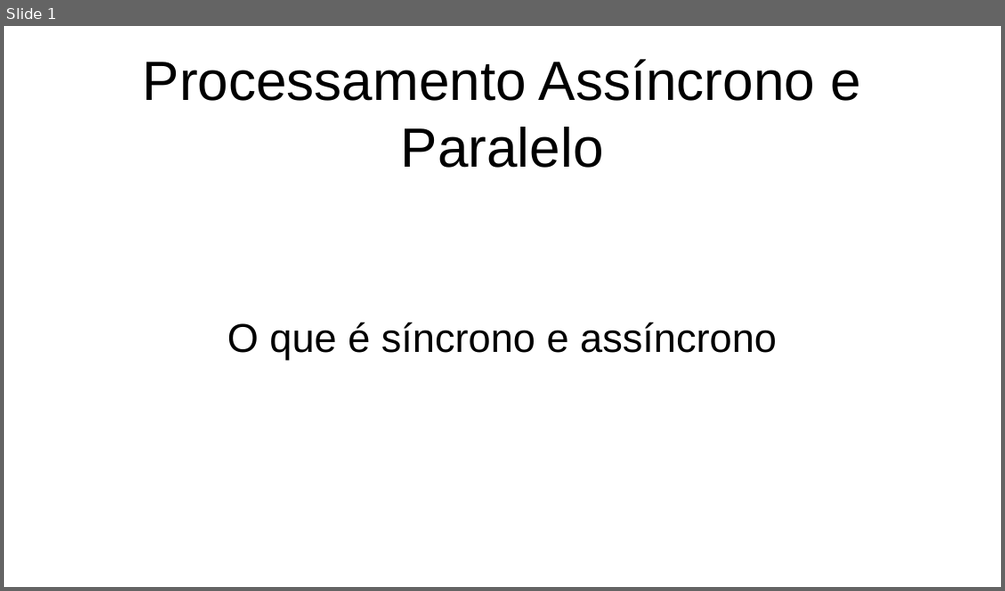
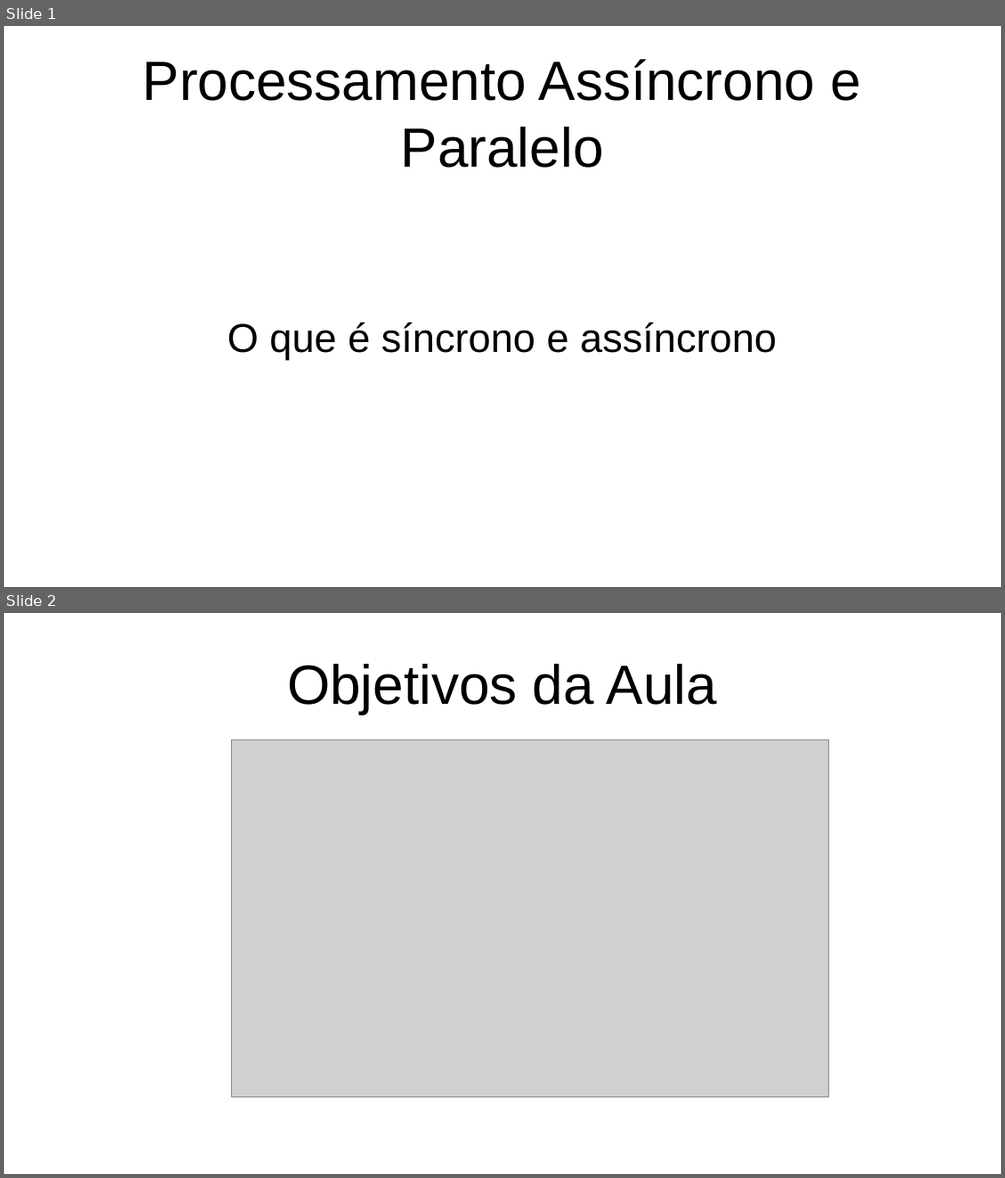
Before and after one commit to tiagogomes187/bootcamp_banco_inter, a slide deck: Processamento Assíncrono e Paralelo/Processamento Assíncrono e Paralelo.odp. Shown one above the other, each under a label of ours: slide 1 before the commit, slides 1 and 2 after it. The pictures are 1005x591 and 1005x1178 pixels, drawn with LibreOffice and Linux fonts; fonts in the diff are those of the drawing; grey boxes stand for pictures. Boxes give left, top, right and bottom in pixels: in the first picture for what was removed or moved away, otherwise in the second. Text is boxed around its words. In the diff, an @@ line names an element or a change of style, - is before the commit and + after.

```diff
--- a/Processamento Assíncrono e Paralelo/Processamento Assíncrono e Paralelo.odp
+++ b/Processamento Assíncrono e Paralelo/Processamento Assíncrono e Paralelo.odp
@@ slide 2 added at (4,613,1001,1174), background #FFFFFF @@
@@ title added at (287,664,717,714), 44 pt, text #000000 @@
+Objetivos da Aula
@@ picture added at (232,739,830,1097) @@
```
Also in this commit, not shown: 1 other slide added.
